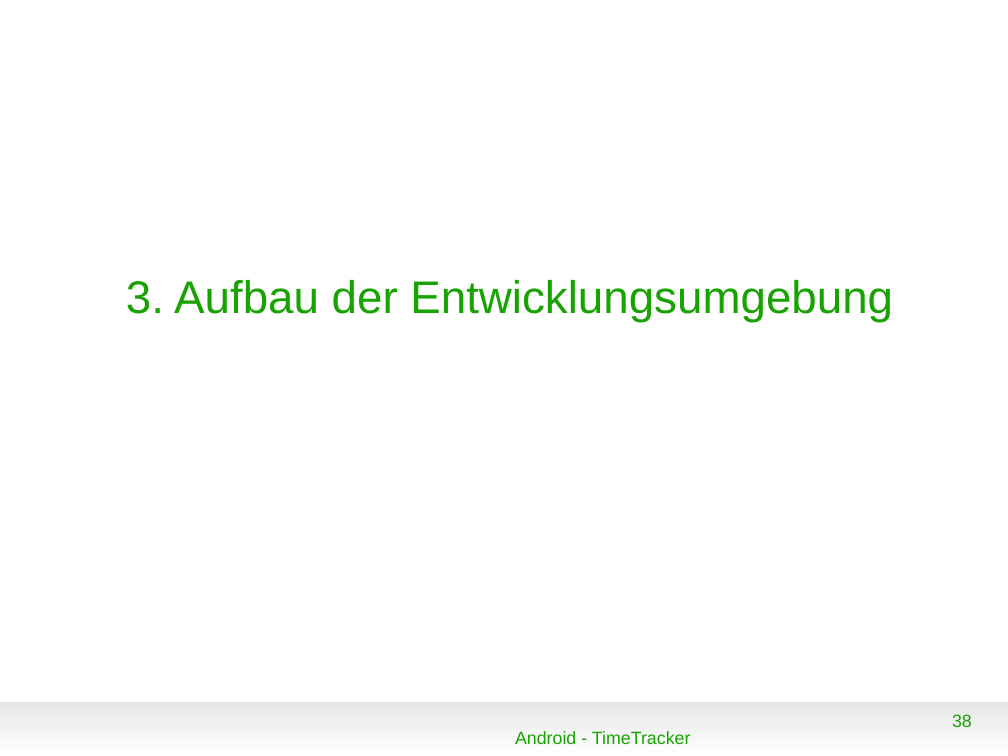
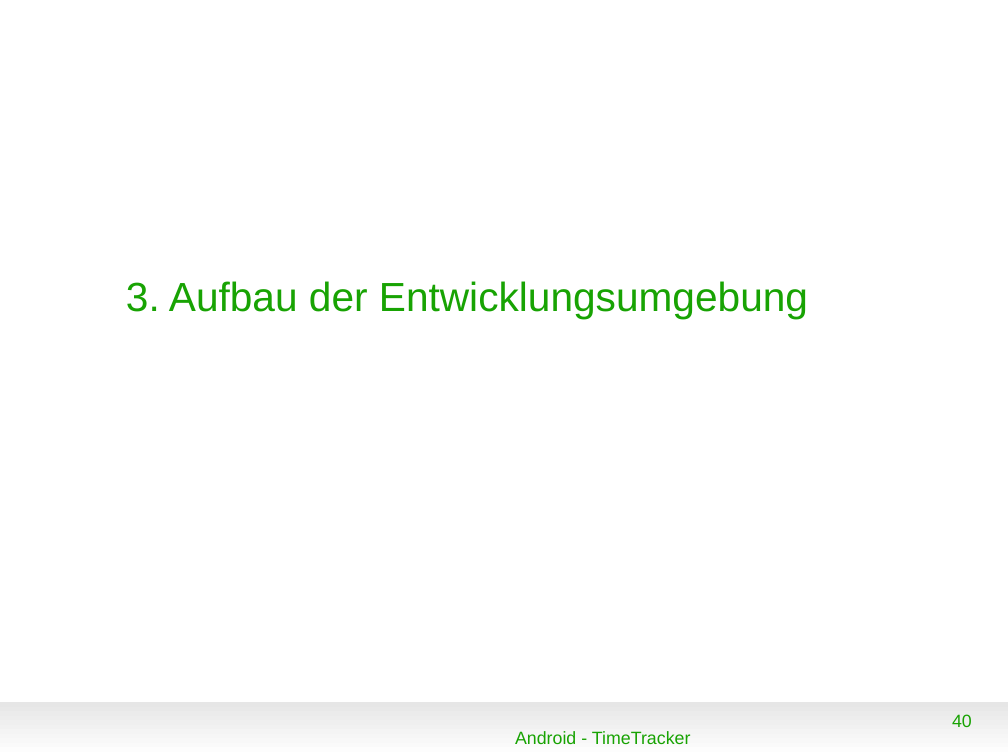
Before and after one commit to floriandrs/presentation, a slide deck: slide 40 of vortrag.odp (slide 38 before the commit). Drawn at 1008x756 pixels with LibreOffice and Linux fonts; fonts in the diff are those of the drawing; background and template pictures are left out. Boxes give left, top, right and bottom in pixels: in the first picture for what was removed or moved away, otherwise in the second. Text is boxed around its words. In the diff, an @@ line names an element or a change of style, - is before the commit and + after.

```diff
--- a/vortrag.odp
+++ b/vortrag.odp
@@ title "3. Aufbau der Entwicklungsumgebung" at [126, 281, 808, 319]: size 36 to 32 pt @@
@@ page number at [952, 714, 972, 727]: text changed @@
-38
+40
```
Also in this commit, not shown: 9 other slides changed, 3 slides added, 1 slide removed, 7 other files.
